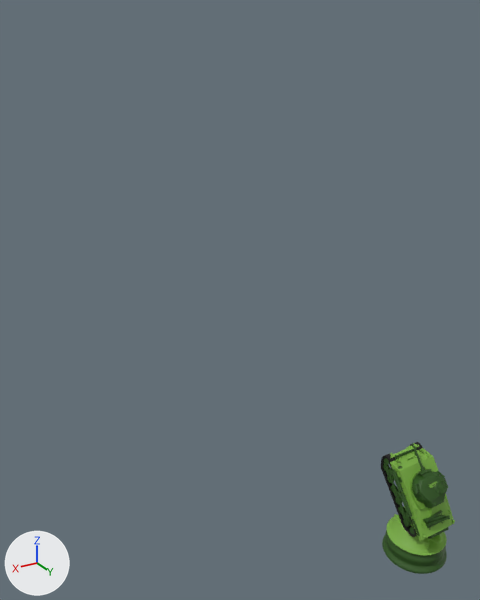
The FBX model Assets/Models/Cavalo Branco.FBX as it was, and as the next commit left it.
One viewpoint serves both versions: a 50 mm lens placed at (5.36, 5.14, 8.28), pointed at (-0.5, -4.62, 3.4). Every picture has the same lights, and +X, +Y and +Z are marked at lower left.

The first picture shows 'base', 'chain', 'pasted__pasted__polySurface32', 'turret01'.
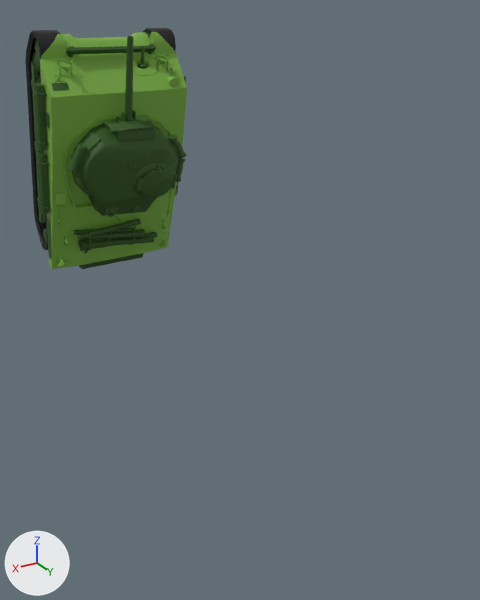
ob_cavalobranco is not drawn itself; it is the parent of ob_wood, ob_rope, ob_door1, ob_base, ob_wheel, ob_chain, ob_sticker, ob_props.

Location of each change, (x1, y1, x2, y2) in pixels of the pictures (480 x 600 px):
'base', moved, turned, rescaled: before (389, 444, 455, 541); after (40, 32, 187, 269)
'turret01', moved, turned, rescaled: before (412, 471, 447, 508); after (72, 116, 178, 222)
'wood', moved, turned, rescaled: before (391, 469, 450, 528); after (33, 77, 186, 251)
'pasted__pasted__polySurface32', moved, turned, rescaled (not visible afterwards): before (382, 456, 447, 574)
'chain', moved, turned, rescaled: before (381, 442, 423, 537); after (25, 28, 176, 250)
'Barrel', moved, turned, rescaled: before (412, 444, 431, 475); after (103, 36, 155, 132)
'bar', moved, turned, rescaled: before (386, 447, 448, 539); after (31, 44, 155, 269)
'turret top', moved, turned, rescaled: before (414, 470, 447, 502); after (68, 135, 187, 203)
'wood bar', moved, turned, rescaled: before (395, 449, 414, 458); after (66, 46, 156, 55)
'door1', moved, turned, rescaled: before (436, 483, 444, 494); after (136, 169, 159, 197)
'door2', moved, turned, rescaled: before (441, 482, 448, 493); after (155, 169, 177, 196)
'props', moved, turned, rescaled: before (413, 479, 421, 496); after (71, 131, 102, 177)
'sticker', moved, turned, rescaled: before (398, 466, 420, 536); after (45, 83, 69, 259)
'wheel', moved, turned, rescaled: before (383, 463, 415, 534); after (32, 52, 47, 244)
'rope', moved, turned, rescaled: before (393, 471, 444, 528); after (33, 91, 178, 253)
'mech2', moved, turned, rescaled: before (384, 448, 416, 524); after (31, 46, 148, 77)
'mech1', moved, turned, rescaled: before (386, 469, 411, 524); after (31, 76, 46, 223)
'Wheel01', moved, turned, rescaled: before (383, 458, 389, 465); after (34, 32, 150, 64)
'wood side', moved, turned, rescaled: before (393, 469, 429, 528); after (34, 76, 186, 245)
'tripod', moved, turned, rescaled (not visible before): after (157, 165, 166, 173)

What the commit changed:
Object 'chain' (ob_chain) moves from (0.214, -9.395, 4.691) to (0.214, -9.823, 4.691).
Object 'CavaloBranco' (ob_cavalobranco) moves from (-1.405, -0.638, 1.145) to (0.214, -9.823, 4.691).
Object 'CavaloBranco' (ob_cavalobranco) turns from (0, 0, 0) to (-50, 0.2, 0.2) degrees about x, y and z.
Object 'CavaloBranco' (ob_cavalobranco) is rescaled from (0.0254, 0.0254, 0.0254) to (0.104, 0.0912, 0.1).
Object 'pasted__pasted__polySurface32' (ob_pasted__pasted__polysurface32) moves from (0.0, 0.505, -38.74) to (0.214, -9.823, 4.691).
Object 'pasted__pasted__polySurface32' (ob_pasted__pasted__polysurface32) turns from (90, 0, -90) to (-50, 0.2, 0.2) degrees about x, y and z.
Object 'pasted__pasted__polySurface32' (ob_pasted__pasted__polysurface32) is rescaled from (35.0, 35.0, 35.0) to (0.104, 0.0912, 0.1).
